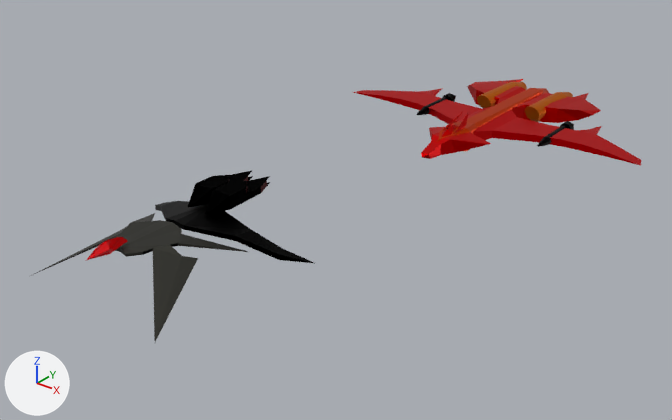
Before and after pictures for a commit that changed the Blender file fighter planes.blend.
Before and after are seen from a camera (50 mm lens) standing at (4.62, -2.7, 3.94) and looking at (-0.22, 3.36, 0.18). Every picture has the same lights, and +X, +Y and +Z are marked at lower left.

Names of what the first picture shows: 'back engine', 'back wing', 'body.001', 'cockpit', 'engine(enemy)', 'engine(enemy).001', 'engine.001', 'head', 'wing', 'wing.002', 'wing.003'.
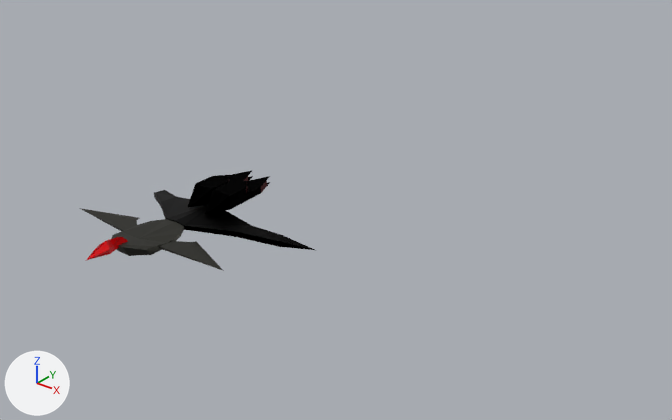
Boxes [x1, y1, x2, y2] around the edits, measured in the pictures (672 x 420 px; the box of a moved part takes in the faces that stretch with it):
'wing.003', reshaped (65% narrower, 71% shorter)
    before: [35, 213, 248, 342]
    after: [111, 219, 184, 256]
'wing', hidden
    before: [353, 88, 641, 166]
'wing.002', reshaped
    before: [155, 201, 314, 263]
    after: [154, 190, 315, 250]
'back wing', hidden
    before: [467, 79, 601, 123]
'retract wing', added
    after: [80, 208, 224, 271]
'body.001', hidden
    before: [437, 88, 549, 151]
'head', hidden
    before: [421, 127, 491, 159]
'back engine', hidden
    before: [477, 82, 573, 122]
'engine.001', hidden (black)
    before: [417, 93, 574, 147]
'cockpit', hidden
    before: [441, 112, 468, 137]
part 1 of me_cube_007, moved or reshaped (not visible afterwards)
    before: [353, 92, 638, 165]
part 5 of me_cube_016, moved or reshaped
    before: [155, 201, 283, 260]
    after: [154, 190, 283, 247]
part 6 of me_cube_016, moved or reshaped
    before: [279, 249, 314, 263]
    after: [279, 236, 315, 250]

Patch to the scene script:
```diff
--- a/fighter planes.blend.py
+++ b/fighter planes.blend.py
@@ me_cube_007 @@
 me_cube_007.from_pydata(...)  # 39 vertices, 35 faces; spans x -0.1..0.07, y -0.36..0.85, z -1.75..0.0
 # used by ob_wing; location = (0.0, 5.517, 0.394); rotation_euler = (0.0, 1.571, 0.0), in degrees (0, 90, 0)
+# me_cube_007 part 1: all 10 vertices in x 0.0..0.02, y -0.1..0.48, z -1.4..-0.21 are scaled about their middle by (-0.537, 1, 1), then moved by (-0.05, 0.0, 0.0)
 me_cube_007.materials.append(mat_material)
@@ me_cylinder @@
 me_cylinder.from_pydata(...)  # 161 vertices, 161 faces; spans x -0.71..0.38, y 5.65..6.75, z -4.53..2.26
 # used by ob_engine_001; location = (0.003, 5.701, 0.394); rotation_euler = (1.571, 1.571, 0.0), in degrees (90, 90, 0); scale = (0.119, 0.119, 0.119)
-me_cylinder.materials.append(mat_material_002)  # black #000000
+# me_cylinder part 2: the whole mesh is scaled about its middle by (1.99, 1.99, 1.34), then moved by (0.59, 0.0, 0.19)
+me_cylinder.materials.append(mat_material_005)  # orange #e74500
@@ me_cube @@
 me_cube.from_pydata(...)  # 21 vertices, 18 faces; spans x -0.68..0.95, y -2.98..5.72, z 0.0..5.67
 # used by ob_back_wing; location = (0.0, 6.465, 0.419); rotation_euler = (0.0, 1.571, 0.0), in degrees (0, 90, 0); scale = (0.142, 0.142, 0.142)
-me_cube.vertices[1].co = (-0.29, 3.33, 3.62)  # pixel (583, 98)
-me_cube.vertices[8].co = (-0.68, -1.17, 3.58)  # pixel (557, 108)
-me_cube.vertices[10].co = (-0.66, -1.83, 1.15)  # pixel (525, 104)
-me_cube.vertices[11].co = (0.65, -1.83, 1.15)
-me_cube.vertices[13].co = (-0.45, 2.6, 3.01)  # pixel (572, 97)
-me_cube.vertices[14].co = (-0.55, -0.08, 4.83)  # pixel (579, 109)
-me_cube.vertices[15].co = (0.35, 0.15, 4.79)  # pixel (578, 120)
-me_cube.vertices[19].co = (-0.66, 1.76, 1.17)  # pixel (547, 92)
-me_cube.vertices[20].co = (0.95, 1.76, 1.17)
+# me_cube part 3
+for i in [3, 9, 17]: me_cube.vertices[i].co += Vector((-0.58, 0.0, 0.0))
+me_cube.vertices[1].co = (-0.34, 3.33, 3.62)
+me_cube.vertices[8].co = (-0.4, -1.17, 3.58)
+me_cube.vertices[10].co = (-0.93, -1.83, 1.15)
+me_cube.vertices[11].co = (-0.49, -1.83, 1.15)
+me_cube.vertices[13].co = (-0.5, 2.6, 3.01)
+me_cube.vertices[14].co = (-0.4, -0.08, 4.83)
+me_cube.vertices[15].co = (-0.13, 0.15, 4.79)
+me_cube.vertices[19].co = (-0.93, 1.76, 1.17)
+me_cube.vertices[20].co = (-0.2, 1.76, 1.17)
 me_cube.materials.append(mat_material_003)
@@ me_cube_004 @@
 # used by ob_wing_003; location = (0.0, 1.092, 0.941); rotation_euler = (0.0, 4.712, 0.0), in degrees (0, 270, 0); scale = (0.411, 1.0, 1.0)
-me_cube_004.from_pydata(...)  # 23 vertices, 17 faces; spans x -0.75..0.045, y -0.667..0.39, z 0.0..0.668
+me_cube_004.from_pydata(...)  # 19 vertices, 11 faces; spans x -0.077..0.137, y -0.387..0.185, z 0.0..0.184
+# me_cube_004 part 4
+# 20 vertices are removed from x -0.75..0.045, y -0.667..0.39, z 0.0..0.668
+# 17 faces are deleted
+# 16 vertices are added at x -0.077..0.137, y -0.387..0.185, z 0.0..0.184
+# 11 new faces join them
 me_cube_004.materials.append(mat_wing)
@@ me_cube_016 @@
 me_cube_016.from_pydata(...)  # 17 vertices, 15 faces, 1 loose edge; spans x -0.879..0.071, y -0.025..0.566, z 0.0..0.819
 # used by ob_wing_002; location = (0.0, 1.266, 0.941); rotation_euler = (0.0, 4.712, 0.0), in degrees (0, 270, 0); scale = (0.336, 1.0, 1.0)
+# me_cube_016 part 5: all 4 vertices in x -0.29..-0.166, y 0.187..0.352, z 0.393..0.394 are moved by (0.106, 0.0, 0.0)
+# me_cube_016 part 6: all 5 vertices in x -0.879..-0.541, y 0.347..0.566, z 0.623..0.819 are moved by (0.324, 0.0, 0.0)
 me_cube_016.materials.append(mat_wing_enemy)
@@ me_cube_034 @@
+me_cube_034.from_pydata([(-0.024, -0.16, 0.163), (0.022, -0.164, 0.154), (-0.036, -0.077, 0.136), (0.01, -0.081, 0.127), (-0.002, -0.115, 0.75), (-0.03, 0.026, 0.278), (-0.008, 0.024, 0.274), (-0.035, 0.077, 0.294)], [], [(1, 3, 6, 4), (0, 1, 4), (2, 0, 4, 5), (3, 2, 5, 6), (5, 4, 7), (6, 5, 7), (4, 6, 7)])
+me_cube_034.materials.append(mat_wing)  # dark grey #4b4b45
@@ ob_cockpit @@
 ob_cockpit.rotation_euler = (0.0, 1.571, 0.0)  # degrees (0, 90, 0)
+ob_cockpit.hide_set(True)  # its collection is switched off
@@ ob_wing @@
 _m = ob_wing.modifiers.new('Mirror', 'MIRROR')
 _m.use_axis = (False, False, True)
+ob_wing.hide_set(True)  # its collection is switched off
@@ ob_engine_001 @@
 _m = ob_engine_001.modifiers.new('Mirror', 'MIRROR')
 _m.merge_threshold = 0.0
+ob_engine_001.hide_set(True)  # its collection is switched off
@@ ob_back_wing @@
 _m = ob_back_wing.modifiers.new('Mirror', 'MIRROR')
 _m.merge_threshold = 0.0
+ob_back_wing.hide_set(True)  # its collection is switched off
@@ ob_back_engine @@
 _m = ob_back_engine.modifiers.new('Mirror', 'MIRROR')
 _m.use_axis = (False, False, True)
+ob_back_engine.hide_set(True)  # its collection is switched off
@@ ob_head @@
 ob_head.rotation_euler = (0.0, 1.571, 0.0)  # degrees (0, 90, 0)
+ob_head.hide_set(True)  # its collection is switched off
@@ ob_body_001 @@
 ob_body_001.rotation_euler = (0.0, 1.571, 0.0)  # degrees (0, 90, 0)
+ob_body_001.hide_set(True)  # its collection is switched off
@@ ob_retract_wing @@
+ob_retract_wing = bpy.data.objects.new('retract wing', me_cube_034)  # modifiers MIRROR
+ob_retract_wing.location = (0.0, 1.092, 0.941)
+ob_retract_wing.rotation_euler = (0.0, 4.712, 0.0)  # degrees (0, 270, 0)
+ob_retract_wing.scale = (0.411, 1.0, 1.0)
```
